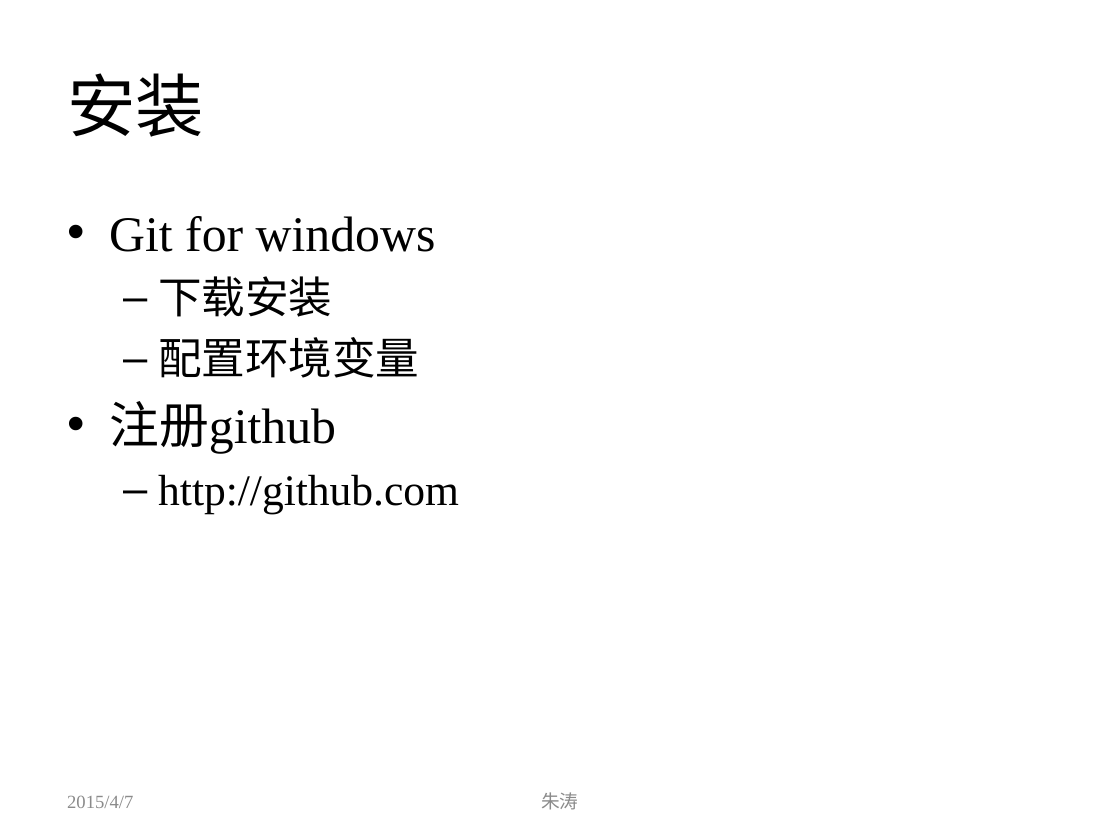
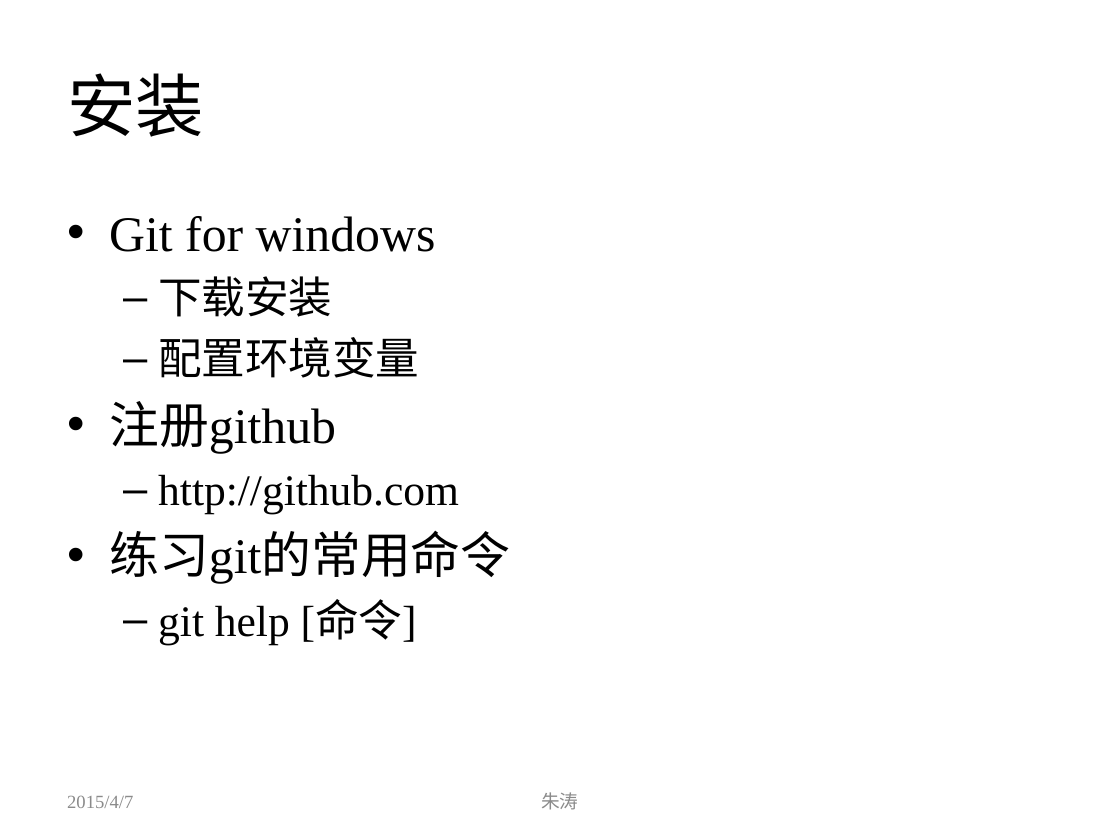
Before and after one commit to zhutao2015/JavaCourse, a slide deck: slide 2 of lesson1/git.pptx. Drawn at 1120x840 pixels with LibreOffice and Linux fonts; fonts in the diff are those of the drawing. Boxes give left, top, right and bottom in pixels: in the first picture for what was removed or moved away, otherwise in the second. Text is boxed around its words. In the diff, an @@ line names an element or a change of style, - is before the commit and + after.

```diff
--- a/lesson1/git.pptx
+++ b/lesson1/git.pptx
@@ text at box(109, 530, 510, 644): paragraphs added @@
+• 练习git的常用命令
+  – git help [命令]
```
Also in this commit, not shown: 1 other slide changed, 1 other file.
